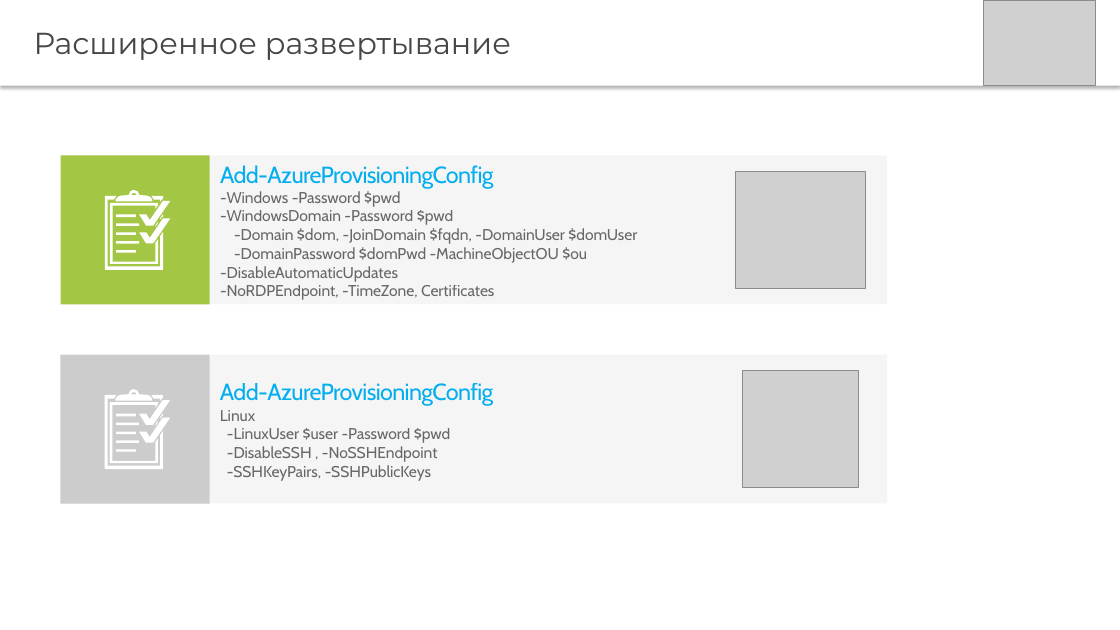
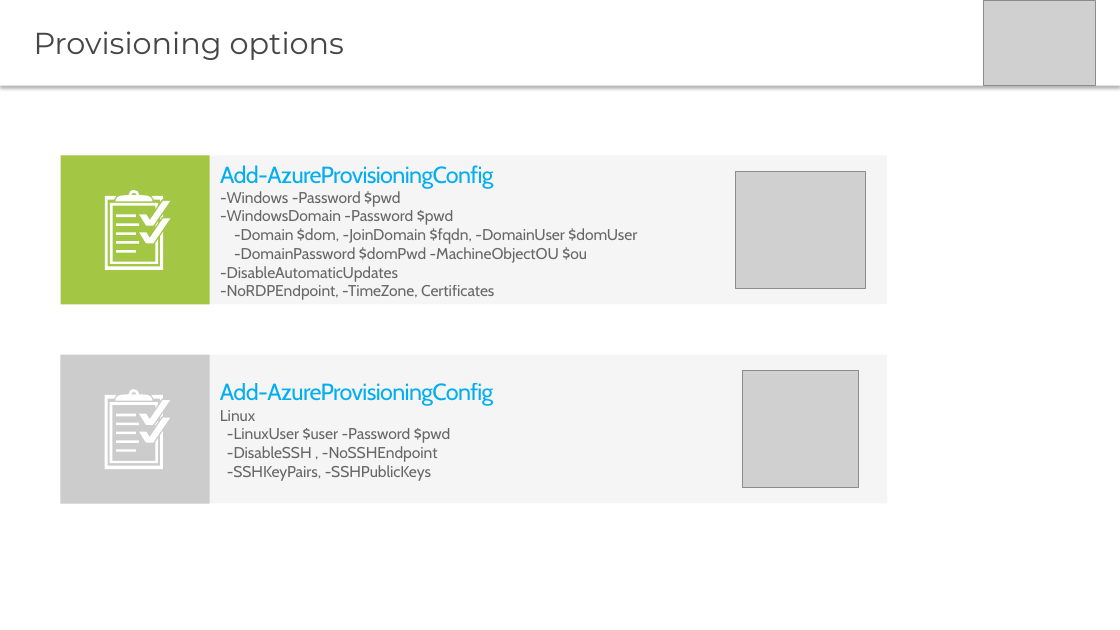
Before and after one commit to PyroJoke/AzureBootcamp2015Kharkiv, a slide deck: slide 12 of Virtual Machines Automated Deployment/Global Azure Bootcamp - Automating Azure VMs with Powershell.pptx. Drawn at 1120x630 pixels with LibreOffice and Linux fonts; fonts in the diff are those of the drawing; grey boxes stand for pictures. Boxes give left, top, right and bottom in pixels: in the first picture for what was removed or moved away, otherwise in the second. Text is boxed around its words. In the diff, an @@ line names an element or a change of style, - is before the commit and + after.

```diff
--- a/Virtual Machines Automated Deployment/Global Azure Bootcamp - Automating Azure VMs with Powershell.pptx
+++ b/Virtual Machines Automated Deployment/Global Azure Bootcamp - Automating Azure VMs with Powershell.pptx
@@ text at [34, 31, 344, 60]: text changed @@
-Расширенное развертывание
+Provisioning options
```
Also in this commit, not shown: 15 other slides changed, 10 slides added, 1 slide removed, 2 other files.
